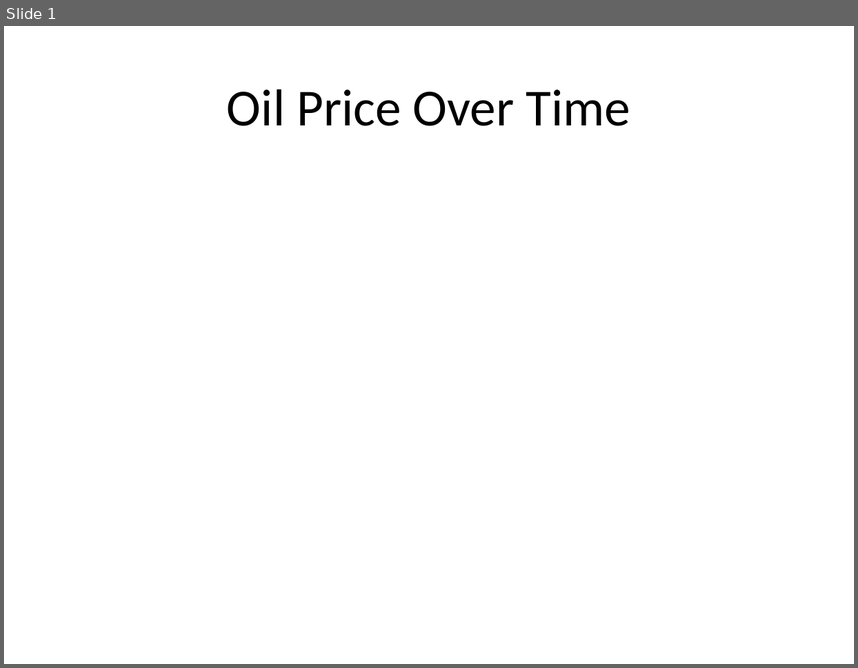
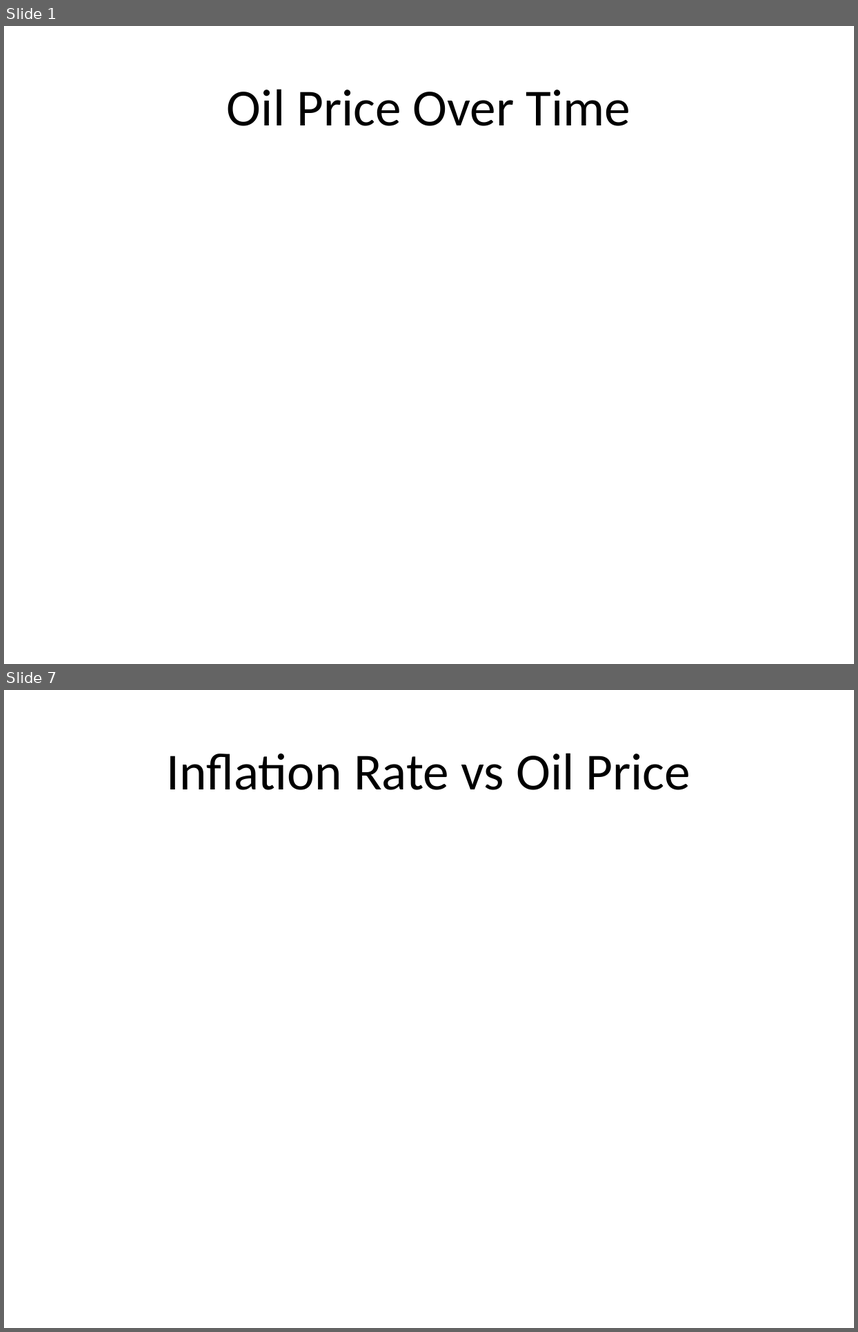
Before and after one commit to Axel-Andersson-PROG/Examensarbete, a slide deck: Bogdans_Presentation.pptx. Shown one above the other, each under a label of ours: slide 1 before the commit, slides 1 and 7 after it; the slides between them are not shown. The pictures are 858x668 and 858x1332 pixels, drawn with LibreOffice and Linux fonts; fonts in the diff are those of the drawing; background and template pictures are left out. Boxes give left, top, right and bottom in pixels: in the first picture for what was removed or moved away, otherwise in the second. Text is boxed around its words. In the diff, an @@ line names an element or a change of style, - is before the commit and + after.

```diff
--- a/Bogdans_Presentation.pptx
+++ b/Bogdans_Presentation.pptx
@@ slide 7 added at [4, 690, 854, 1328], background picture (left out) @@
@@ title added at [167, 753, 691, 790], 44 pt, text #000000 @@
+Inflation Rate vs Oil Price
```
Also in this commit, not shown: 1 slide changed, 4 other slides added, 2 slides removed, 7 other files.
